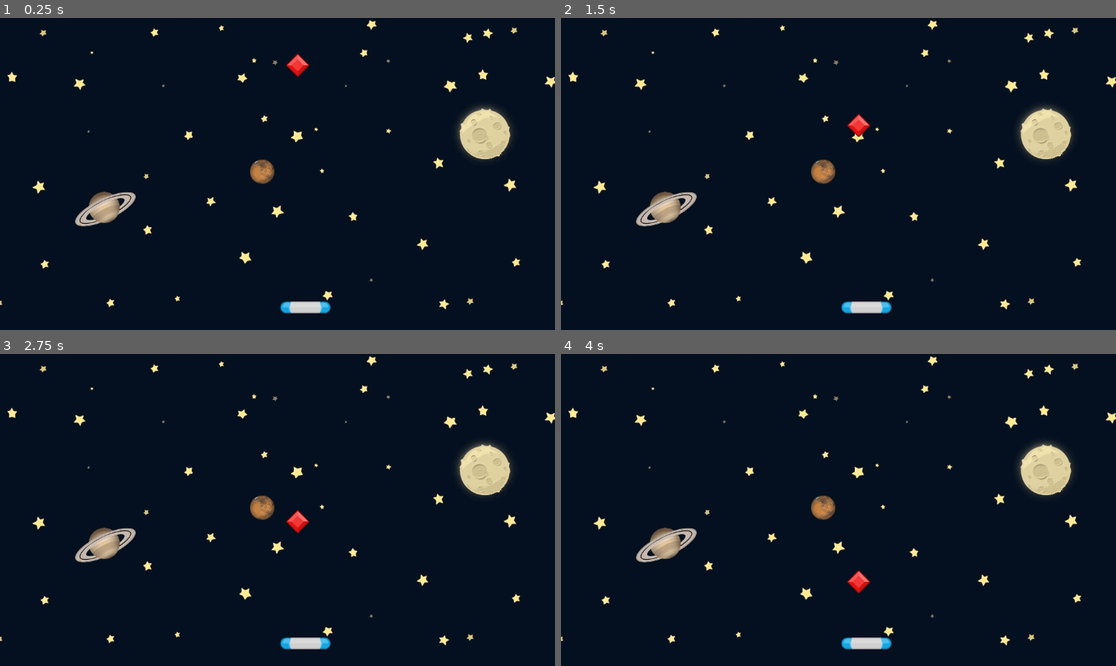
Above: before the commit, frames 1-4 (two rows, left to right).
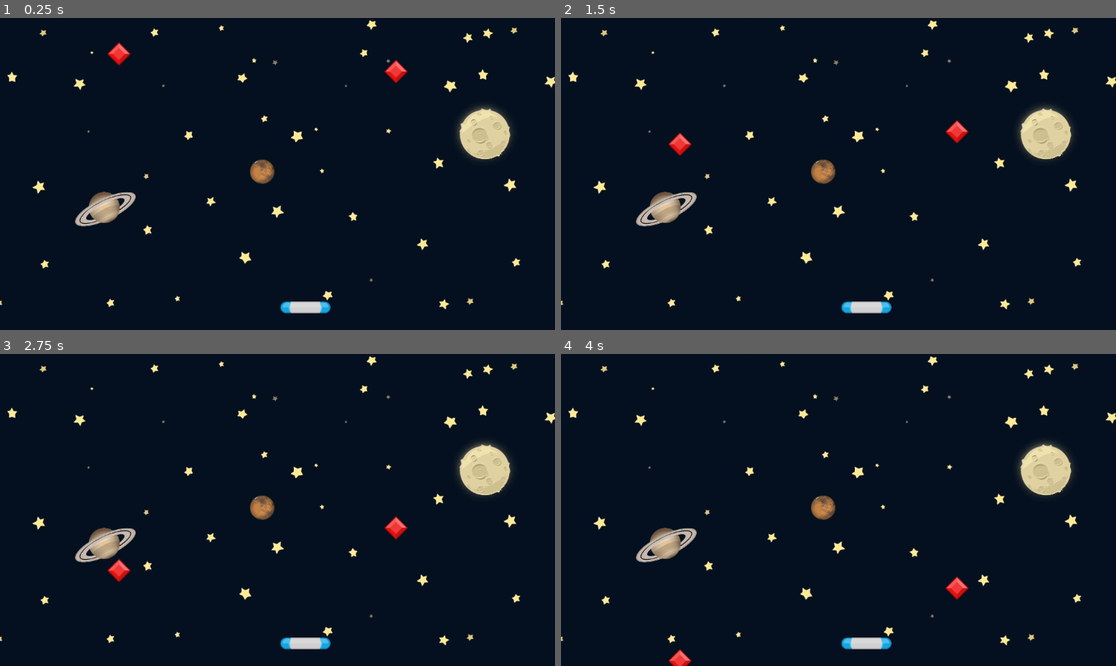
Above: after the commit, the same moments.

Repository: Babrakov/gem-catcher
Game: Godot game, scene res://scenes/game.tscn
The game is run twice, just before and just after one commit, with the same random seed, the same clock (stepped at 60 frames per second) and the same inputs.
Inputs:
- Up to frame 1 (0.25 s): no input
- Up to frame 2 (1.5 s): no input
- Up to frame 3 (2.75 s): no input
- Up to frame 4 (4 s): no input

The runs differ from the first frame. In frame 1, 0.5% of the frame differs, in the area x 19-74%, y 7-21%; in frame 2, 0.5%; in frame 3, 0.5%, in the area x 19-74%, y 49-74%; in frame 4, 0.5%.

Commit message:
Export annotation

Diff:
--- a/scenes/game.tscn
+++ b/scenes/game.tscn
@@ -15,4 +15,8 @@
 position = Vector2(634, 601)
 
 [node name="Gem" parent="." instance=ExtResource("3_pv5x1")]
-position = Vector2(618, 73)
+position = Vector2(822, 86)
+
+[node name="Gem2" parent="." instance=ExtResource("3_pv5x1")]
+position = Vector2(247, 37)
+speed = 150.0
--- a/scenes/gem.gd
+++ b/scenes/gem.gd
@@ -1,5 +1,6 @@
 extends Area2D
 
+@export var speed: float = 100.0
 
 # Called when the node enters the scene tree for the first time.
 func _ready() -> void:
@@ -8,7 +9,7 @@
 
 # Called every frame. 'delta' is the elapsed time since the previous frame.
 func _process(delta: float) -> void:
-	position.y += 100.0 * delta
+	position.y += speed * delta
 
 	if position.y > get_viewport_rect().size.y:
 		set_process(false)
